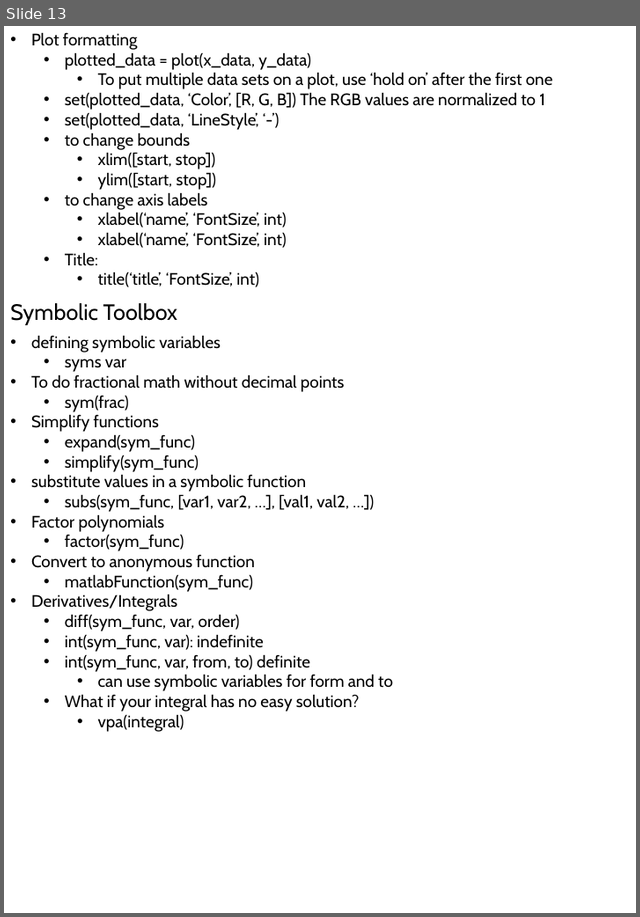
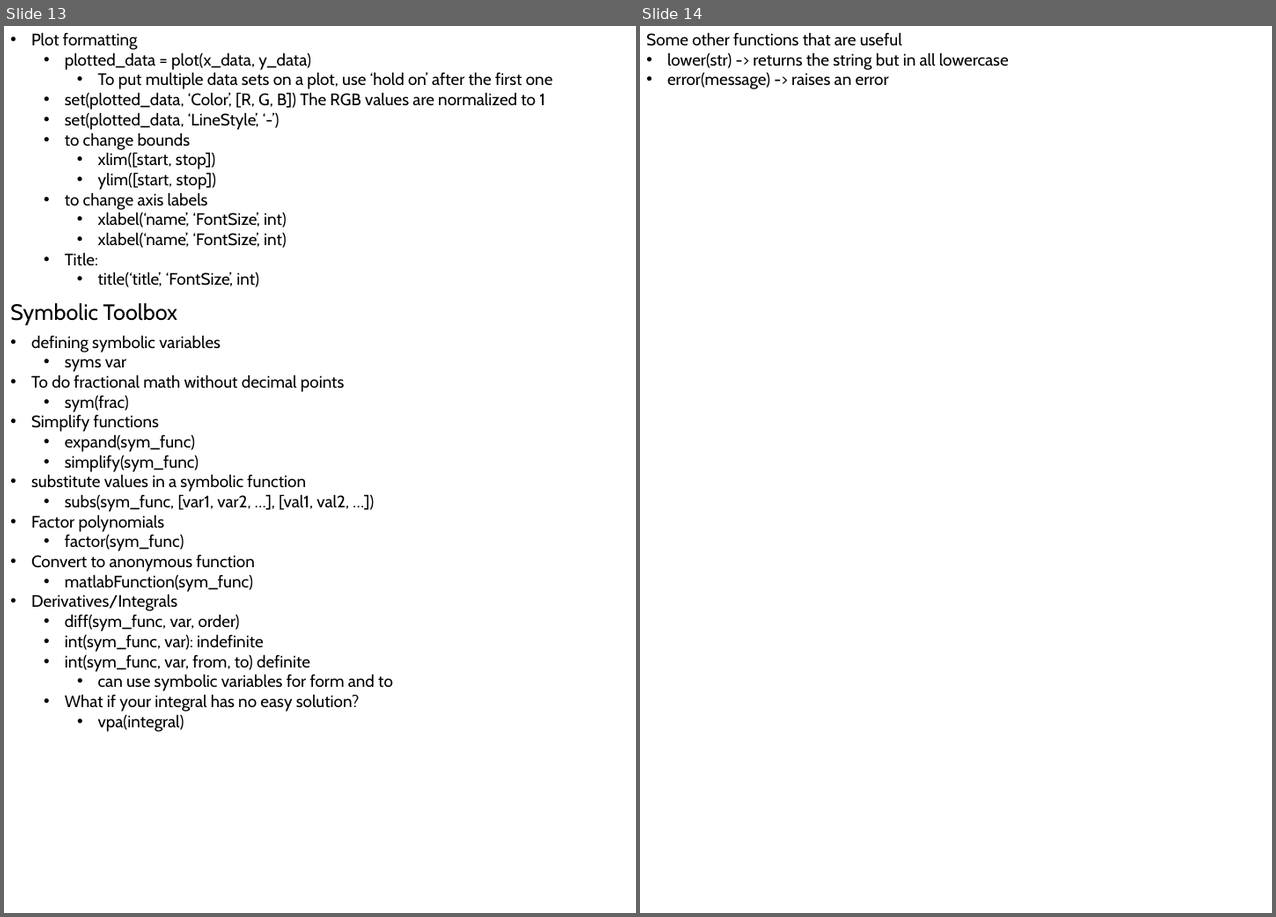
Before and after one commit to 1980s-Space-Guy/Fall24Classes, a slide deck: NumericalAnalysis.pptx. Shown side by side, each under a label of ours: slide 13 before the commit, slides 13 and 14 after it. The pictures are 640x917 and 1276x917 pixels, drawn with LibreOffice and Linux fonts; fonts in the diff are those of the drawing. Boxes give left, top, right and bottom in pixels: in the first picture for what was removed or moved away, otherwise in the second. Text is boxed around its words. In the diff, an @@ line names an element or a change of style, - is before the commit and + after.

```diff
--- a/NumericalAnalysis.pptx
+++ b/NumericalAnalysis.pptx
@@ slide 14 added at [640, 26, 1272, 913], background #FFFFFF @@
@@ text added at [646, 32, 1009, 89], 18 pt, text #000000 @@
+Some other functions that are useful
+• lower(str) -> returns the string but in all lowercase
+• error(message) -> raises an error
```
Also in this commit, not shown: 1 slide changed, 3 other files.
